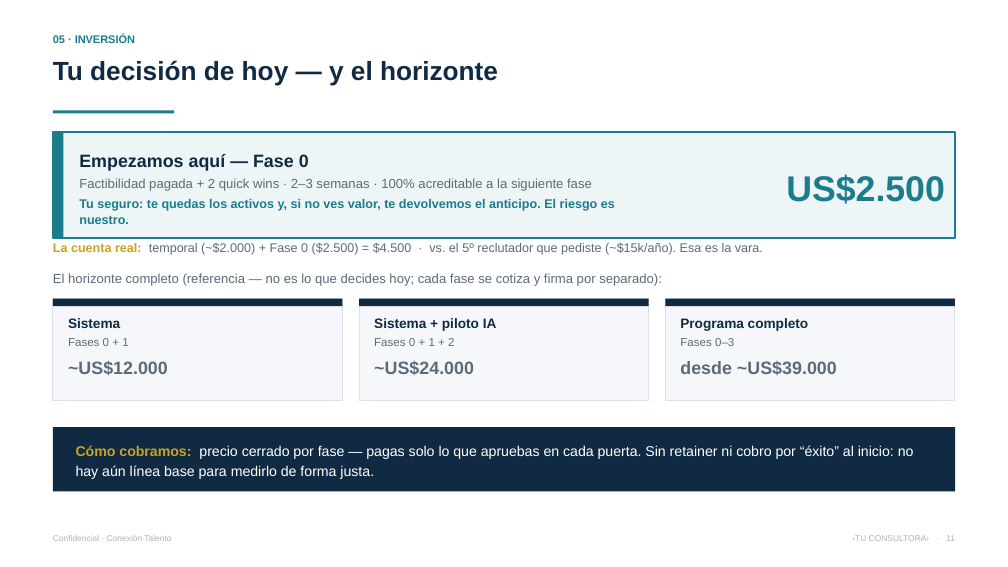
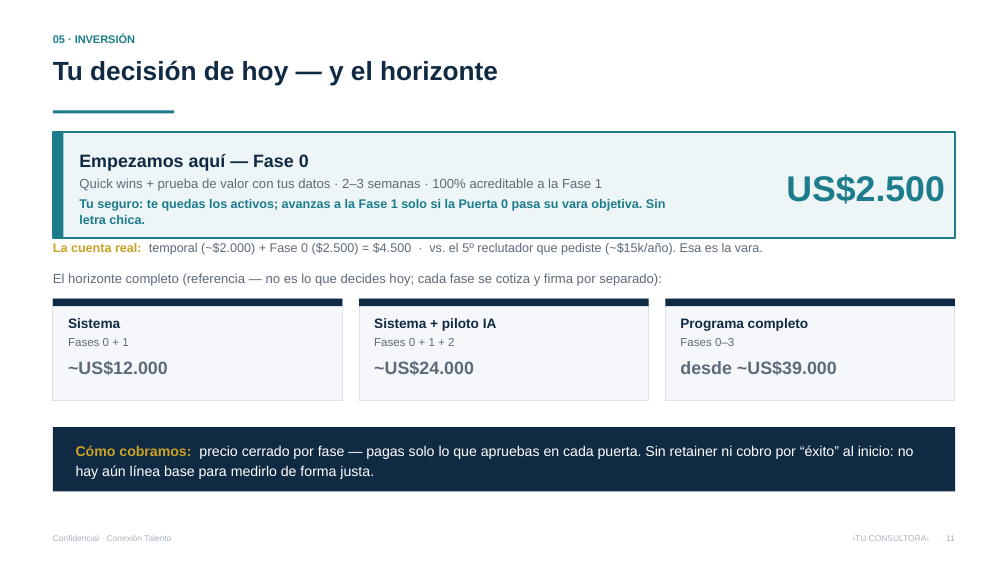
Before and after one commit to vverlaine/conexion-talento-ia, a slide deck: slide 11 of 04-propuesta/Presentacion-Conexion-Talento.pptx. Drawn at 1008x567 pixels with LibreOffice and Linux fonts; fonts in the diff are those of the drawing. Boxes give left, top, right and bottom in pixels: in the first picture for what was removed or moved away, otherwise in the second. Text is boxed around its words. In the diff, an @@ line names an element or a change of style, - is before the commit and + after.

```diff
--- a/04-propuesta/Presentacion-Conexion-Talento.pptx
+++ b/04-propuesta/Presentacion-Conexion-Talento.pptx
@@ text at (x1=79, y1=178, x2=666, y2=224): text changed @@
-Factibilidad pagada + 2 quick wins · 2–3 semanas · 100% acreditable a la siguiente fase
-Tu seguro: te quedas los activos y, si no ves valor, te devolvemos el anticipo. El riesgo es nuestro.
+Quick wins + prueba de valor con tus datos · 2–3 semanas · 100% acreditable a la Fase 1
+Tu seguro: te quedas los activos; avanzas a la Fase 1 solo si la Puerta 0 pasa su vara objetiva. Sin letra chica.
```
Also in this commit, not shown: 3 other slides changed, 6 other files.
